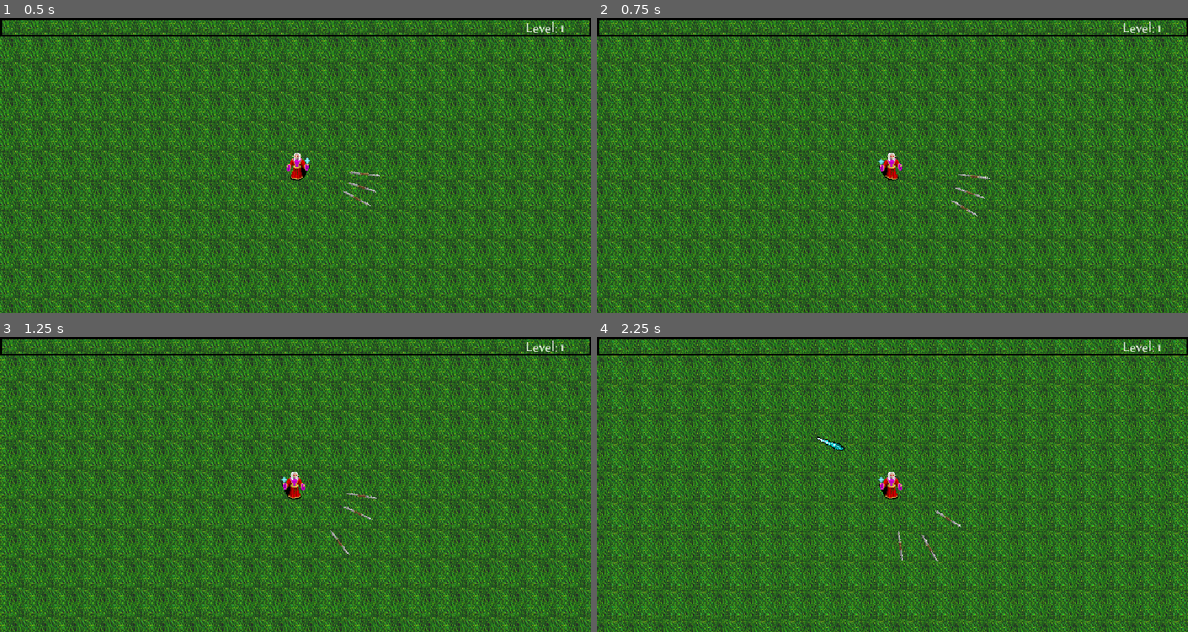
Above: before the commit, frames 1-4 (two rows, left to right).
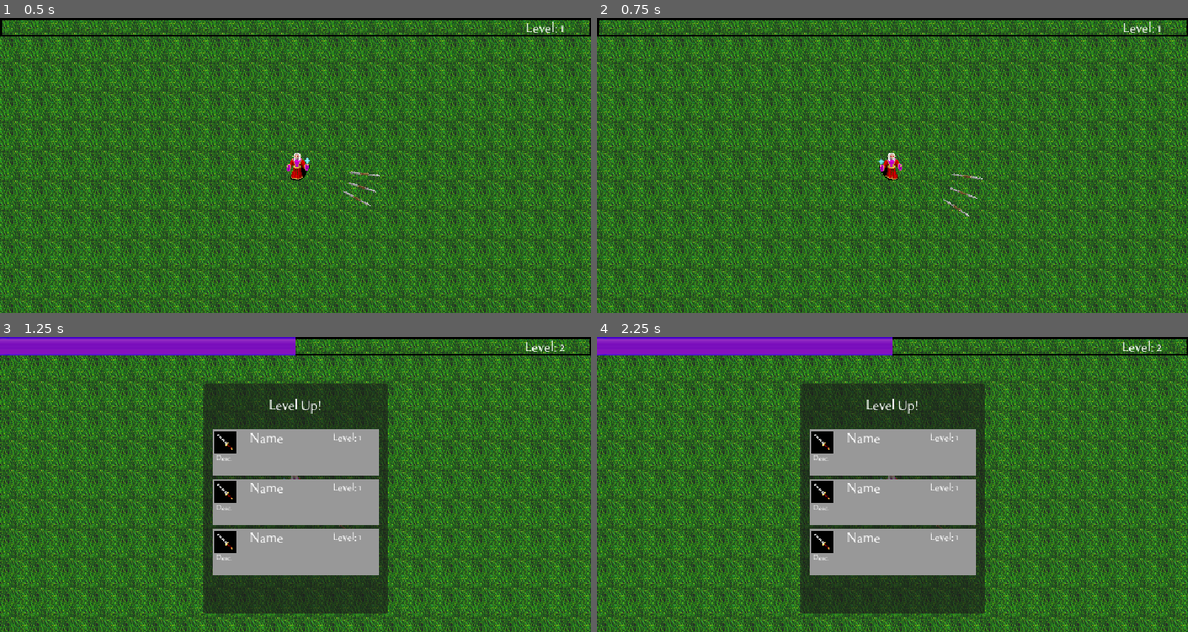
Above: after the commit, the same moments.

Repository: KY-chiou/SurvivorsClone
Game: Godot game, scene res://World/world.tscn
The game is run twice, just before and just after one commit, with the same random seed, the same clock (stepped at 60 frames per second) and the same inputs. Sound files missing from this copy of the repository are replaced by a short silence.
Inputs (mouse positions are in pixels of both pictures, inside the frame that each line leads up to):
- Up to frame 1 (0.5 s): no input
- Up to frame 2 (0.75 s): move the mouse to (1022, 150) at 0.52 s; hold D (right) from 0.53 s (still down); click (1022, 150) at 0.67 s
- Up to frame 3 (1.25 s): keep holding D (right)
- Up to frame 4 (2.25 s): move the mouse to (774, 499) at 1.27 s; release D (right) at 1.28 s; hold S (down) 1.28-2.03 s; click (774, 499) at 1.42 s; move the mouse to (951, 419) at 2.02 s; hold D (right) from 2.03 s (still down); click (951, 419) at 2.17 s

Frame 1 is identical in both runs. In frame 2, 64% of the frame differs, in the area x 0-100%, y 0-100%; in frame 3, 71%; in frame 4, 74%.

Commit message:
done part 11

Diff:
--- a/Survivors Clone/Enemy/enemy.gd
+++ b/Survivors Clone/Enemy/enemy.gd
@@ -15,7 +15,7 @@
 @onready var soundHit = create_sound(soundHitResource)
 
 # 呼喚場景樹(世界樹)取得player資訊
-@onready var player = get_tree().get_first_node_in_group("player")
+@onready var player = Player.get_first(self)
 @onready var loot_base = get_tree().get_first_node_in_group("loot")
 
 func distance_to_player() -> float:
--- /dev/null
+++ b/Survivors Clone/Player/level_up.gd
@@ -0,0 +1,37 @@
+extends Panel
+
+const MAX_OPTIONS = 3
+
+const ITEM_OPTION = preload("res://Utility/item_option.tscn")
+
+func on_level_up():
+	get_tree().paused = true
+
+	visible = true
+
+	# 初始化選項
+	for i in range(MAX_OPTIONS):
+		var option = ITEM_OPTION.instantiate() as ItemOption
+		option.on_selected_upgraded.connect(on_item_selected)
+		%UpgradeOptions.add_child(option)
+
+	# 升級效果音
+	%LevelUpSound.play()
+
+	# 暫停遊戲 & 升級面板
+	# 避免暫停升級面板，升級面板的屬性 > Process > Mode需設置回When Paused
+	var tween = create_tween()
+	tween.tween_property(self, "position", Vector2(220, 50), 0.2).set_trans(Tween.TRANS_QUINT).set_ease(Tween.EASE_OUT)
+	tween.play()
+
+func on_item_selected(itemOption: ItemOption):
+	print("on_item_selected: ", itemOption)
+
+	visible = false
+	position = Vector2(800, 50)
+
+	for io in %UpgradeOptions.get_children():
+		#%UpgradeOptions.remove_child(io)
+		io.queue_free() # 同時也會從 parent 中移除
+
+	get_tree().paused = false
--- a/Survivors Clone/Player/player.gd
+++ b/Survivors Clone/Player/player.gd
@@ -1,4 +1,9 @@
 extends Body
+
+class_name Player
+
+static func get_first(node: Node) -> Player:
+	return node.get_tree().get_first_node_in_group("player")
 
 @export var loot_range := 50.0
 @export var experience_ratio := 1.0
@@ -14,7 +19,13 @@
 # Animation
 @onready var walkTimer = get_node("%walkTimer")
 
+# GUI
+@onready var level_up_panel = %LevelUp
+@onready var upgrade_options = %UpgradeOptions
+
+
 func _ready():
+	await get_tree().create_timer(1).timeout
 	calculate_experience()
 
 func _physics_process(_delta):
@@ -78,6 +89,7 @@
 	total_collected_experience += gem_exp
 	calculate_experience()
 
+# 加總經驗並判斷是否升級
 func calculate_experience():
 	var exp_required = calculate_required_experience()
 	while experience >= exp_required:
@@ -87,12 +99,15 @@
 	(%ExperienceBar as TextureProgressBar).value = experience * 100.0 / exp_required
 
 func level_up():
+	# 更新Label
 	experience_level += 1
 	(%LevelLabel as Label).text = "Level: %d" % experience_level
-	var se = $LevelUpSound as AudioStreamPlayer
-	if not se.playing:
-		se.play()
 
+	# 通知面板
+	level_up_panel.on_level_up()
+
+
+# 計算所需經驗
 func calculate_required_experience() -> int:
 	var exp_cap: int
 	if experience_level < 20:
--- a/Survivors Clone/Player/player.tscn
+++ b/Survivors Clone/Player/player.tscn
@@ -11,6 +11,7 @@
 [ext_resource type="Texture2D" uid="uid://bexubu1quc111" path="res://Textures/GUI/exp_background.png" id="9_p2e6q"]
 [ext_resource type="Texture2D" uid="uid://cod7pt51rhwhb" path="res://Textures/GUI/exp_progress.png" id="10_ryemu"]
 [ext_resource type="FontFile" uid="uid://cycw3tkg1im17" path="res://Font/tenderness.otf" id="11_npyny"]
+[ext_resource type="Script" path="res://Player/level_up.gd" id="11_qe8lo"]
 
 [sub_resource type="CapsuleShape2D" id="CapsuleShape2D_rfc7j"]
 radius = 4.0
@@ -25,7 +26,8 @@
 [node name="Player" type="CharacterBody2D" groups=["player"]]
 motion_mode = 1
 script = ExtResource("1_wg6f0")
-movement_speed = 40.0
+experience = 10
+movement_speed = 80.0
 hp = 80
 knockback_recovery = 30.0
 
@@ -75,11 +77,6 @@
 
 [node name="LootZone" parent="." instance=ExtResource("7_6l5qy")]
 
-[node name="LevelUpSound" type="AudioStreamPlayer" parent="."]
-unique_name_in_owner = true
-stream = ExtResource("8_4j3bu")
-volume_db = -20.0
-
 [node name="GUILayer" type="CanvasLayer" parent="."]
 
 [node name="GUI" type="Control" parent="GUILayer"]
@@ -108,6 +105,41 @@
 horizontal_alignment = 1
 vertical_alignment = 2
 
+[node name="LevelUp" type="Panel" parent="GUILayer/GUI"]
+unique_name_in_owner = true
+process_mode = 2
+custom_minimum_size = Vector2(200, 250)
+layout_mode = 2
+offset_left = 800.0
+offset_top = 55.0
+offset_right = 1000.0
+offset_bottom = 305.0
+script = ExtResource("11_qe8lo")
+
+[node name="LevelUpSound" type="AudioStreamPlayer" parent="GUILayer/GUI/LevelUp"]
+unique_name_in_owner = true
+stream = ExtResource("8_4j3bu")
+volume_db = -20.0
+
+[node name="LvUpTitile" type="Label" parent="GUILayer/GUI/LevelUp"]
+custom_minimum_size = Vector2(0, 50)
+layout_mode = 2
+offset_right = 200.0
+offset_bottom = 50.0
+theme_override_fonts/font = ExtResource("11_npyny")
+text = "Level Up!"
+horizontal_alignment = 1
+vertical_alignment = 1
+
+[node name="UpgradeOptions" type="VBoxContainer" parent="GUILayer/GUI/LevelUp"]
+unique_name_in_owner = true
+custom_minimum_size = Vector2(180, 50)
+layout_mode = 2
+offset_left = 10.0
+offset_top = 50.0
+offset_right = 190.0
+offset_bottom = 100.0
+
 [connection signal="hurt" from="HurtBox" to="." method="_on_hurt_box_hurt"]
 [connection signal="body_entered" from="EnemyDetectionArea" to="." method="_on_enemy_detection_area_body_entered"]
 [connection signal="body_exited" from="EnemyDetectionArea" to="." method="_on_enemy_detection_area_body_exited"]
--- a/Survivors Clone/Utility/enemy_spawner.gd
+++ b/Survivors Clone/Utility/enemy_spawner.gd
@@ -3,7 +3,7 @@
 
 @export var spawns: Array[SpawnInfo] = []
 
-@onready var player = get_tree().get_first_node_in_group("player")
+@onready var player = Player.get_first(self)
 
 var time = 0
 
--- /dev/null
+++ b/Survivors Clone/Utility/item_option.gd
@@ -0,0 +1,23 @@
+extends ColorRect
+
+class_name ItemOption
+
+var mouse_over := false
+
+@onready var player := Player.get_first(self)
+
+signal on_selected_upgraded(itemOption: ItemOption)
+
+func _input(event):
+	if mouse_over and event is InputEventMouseButton and event.is_released():
+		on_clicked()
+
+func on_clicked():
+	on_selected_upgraded.emit(self)
+
+func _on_mouse_entered():
+	mouse_over = true
+
+
+func _on_mouse_exited():
+	mouse_over = false
--- /dev/null
+++ b/Survivors Clone/Utility/item_option.tscn
@@ -0,0 +1,65 @@
+[gd_scene load_steps=4 format=3 uid="uid://b4l052ebw7x3k"]
+
+[ext_resource type="Script" path="res://Utility/item_option.gd" id="1_2gji0"]
+[ext_resource type="Texture2D" uid="uid://cd7db7nghs2ep" path="res://Textures/Items/Weapons/sword.png" id="1_bduo1"]
+[ext_resource type="FontFile" uid="uid://cycw3tkg1im17" path="res://Font/tenderness.otf" id="2_g6g6f"]
+
+[node name="ItemOption" type="ColorRect"]
+custom_minimum_size = Vector2(180, 50)
+anchors_preset = -1
+anchor_right = 0.281
+anchor_bottom = 0.156
+offset_right = 0.159988
+offset_bottom = 0.079998
+color = Color(0.596078, 0.596078, 0.596078, 1)
+script = ExtResource("1_2gji0")
+
+[node name="ColorRect" type="ColorRect" parent="."]
+layout_mode = 0
+offset_left = 2.0
+offset_top = 2.0
+offset_right = 26.0
+offset_bottom = 26.0
+color = Color(0, 0, 0, 1)
+
+[node name="TextureRect" type="TextureRect" parent="ColorRect"]
+layout_mode = 0
+offset_right = 32.0
+offset_bottom = 32.0
+scale = Vector2(0.75, 0.75)
+texture = ExtResource("1_bduo1")
+
+[node name="Name" type="Label" parent="."]
+layout_mode = 0
+offset_left = 39.0
+offset_top = 2.0
+offset_right = 79.0
+offset_bottom = 25.0
+theme_override_fonts/font = ExtResource("2_g6g6f")
+text = "Name"
+horizontal_alignment = 1
+
+[node name="Description" type="Label" parent="."]
+layout_mode = 1
+offset_left = 4.0
+offset_top = 27.0
+offset_right = 166.0
+offset_bottom = 48.0
+theme_override_fonts/font = ExtResource("2_g6g6f")
+theme_override_font_sizes/font_size = 8
+text = "Desc."
+autowrap_mode = 3
+
+[node name="Level" type="Label" parent="."]
+layout_mode = 1
+offset_left = 130.0
+offset_top = 3.0
+offset_right = 170.0
+offset_bottom = 26.0
+theme_override_fonts/font = ExtResource("2_g6g6f")
+theme_override_font_sizes/font_size = 12
+text = "Level: 1
+"
+
+[connection signal="mouse_entered" from="." to="." method="_on_mouse_entered"]
+[connection signal="mouse_exited" from="." to="." method="_on_mouse_exited"]
Not shown: 1 places in Survivors Clone/Player/player.tscn that only renumber resources
Not shown, added: Survivors Clone/addons/godot-git-plugin/plugin.cfg
Not shown, added: Survivors Clone/Player/pla995B.tmp
Not shown, added: Survivors Clone/Player/plaB4F4.tmp
Not shown, added: Survivors Clone/addons/godot-git-plugin/LICENSE
Not shown, added: Survivors Clone/addons/godot-git-plugin/THIRDPARTY.md
Not shown, added: Survivors Clone/addons/godot-git-plugin/git_plugin.gdextension
Not shown, added: Survivors Clone/addons/godot-git-plugin/linux/libgit_plugin.linux.editor.x86_64.so
Not shown, added: Survivors Clone/addons/godot-git-plugin/macos/libgit_plugin.macos.editor.universal.dylib
Not shown, added: Survivors Clone/addons/godot-git-plugin/win64/libgit_plugin.windows.editor.x86_64.dll
Not shown, added: Survivors Clone/addons/godot-git-plugin/win64/libgit_plugin.windows.editor.x86_64.exp
Not shown, added: Survivors Clone/addons/godot-git-plugin/win64/libgit_plugin.windows.editor.x86_64.lib
